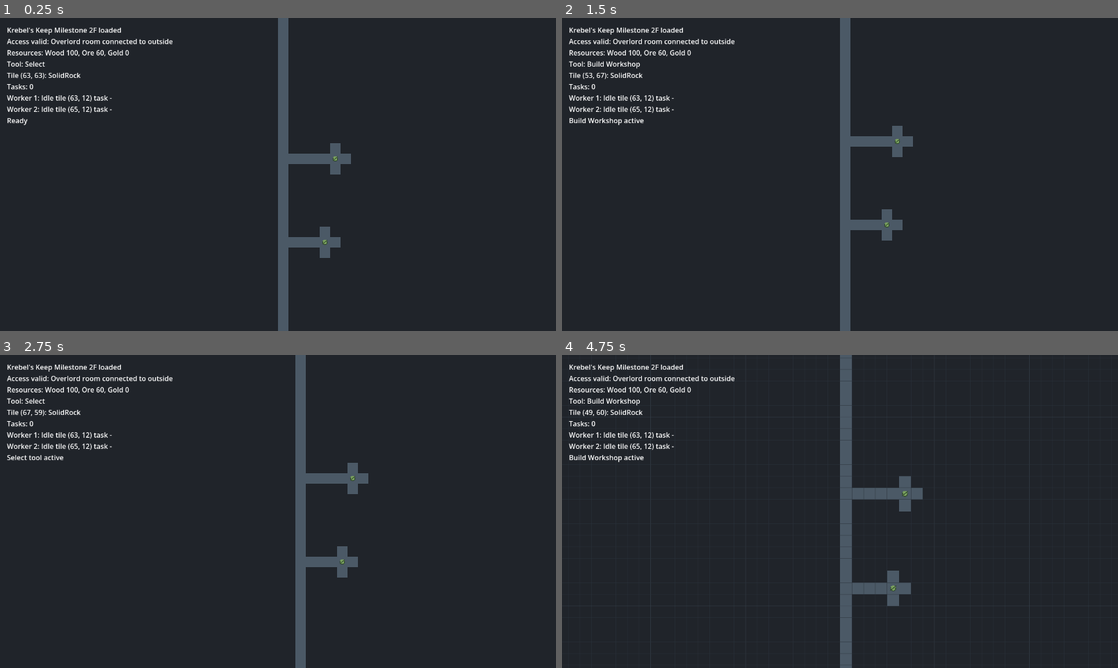
Above: before the commit, frames 1-4 (two rows, left to right).
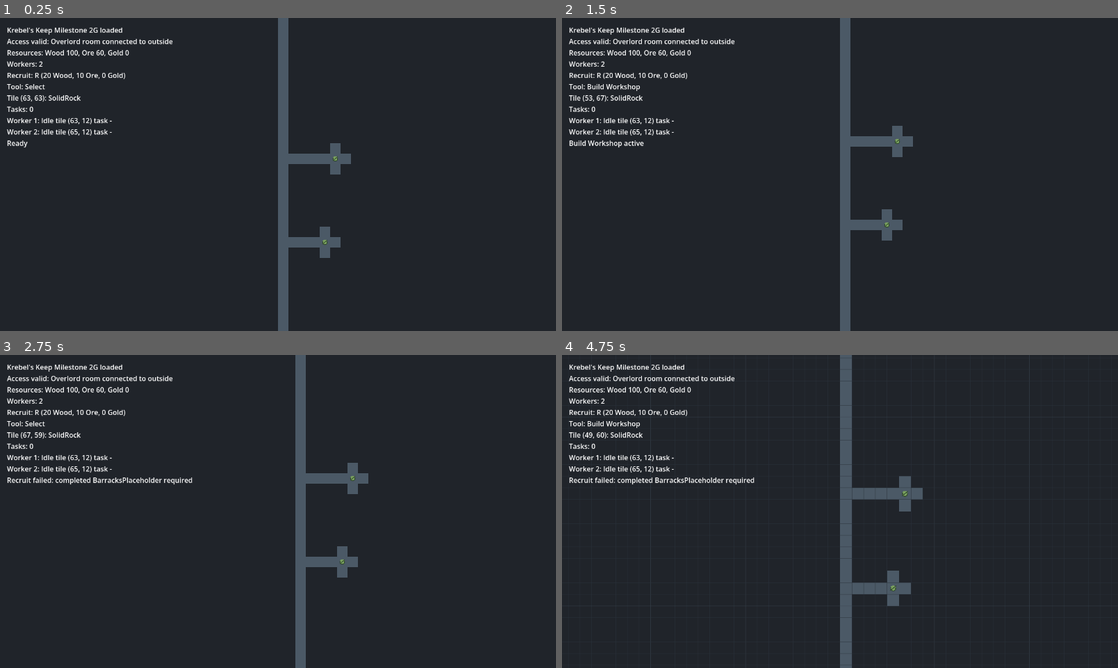
Above: after the commit, the same moments.

Repository: Servovicis/KrebelsKeep
Game: Godot game, scene res://scenes/main/Main.tscn
Two runs of this game, one before a commit and one after it. Both use one fixed random seed, a clock stepped at 60 frames per second and the inputs below.
Inputs (mouse positions are in pixels of both pictures, inside the frame that each line leads up to):
- Up to frame 1 (0.25 s): no input
- Up to frame 2 (1.5 s): tap Enter at 0.5 s; move the mouse to (962, 158) at 0.52 s; hold R (recruit_worker, bound only after the commit) 0.53-1.28 s; tap H (tool_build_workshop) at 0.77 s; tap Space at 1.25 s; move the mouse to (728, 190) at 1.27 s; tap S (camera_down) at 1.35 s
- Up to frame 3 (2.75 s): tap H (tool_build_workshop) at 1.52 s; tap R (recruit_worker, bound only after the commit) at 1.55 s; tap Enter at 2 s; move the mouse to (333, 442) at 2.02 s; hold R (recruit_worker, bound only after the commit) from 2.03 s (still down); tap A (camera_left) at 2.1 s
- Up to frame 4 (4.75 s): tap Space at 2.75, 4.25 s; move the mouse to (812, 574) at 2.77 s; release R (recruit_worker, bound only after the commit) at 2.78 s; tap D (camera_right) at 2.85 s; tap H (tool_build_workshop) at 3.02, 3.77, 4.52 s; tap R (recruit_worker, bound only after the commit) at 3.05, 4.55 s; tap Enter at 3.5 s; move the mouse to (1006, 558) at 3.52 s; hold R (recruit_worker, bound only after the commit) 3.53-4.28 s; tap W (camera_up) at 3.6 s; move the mouse to (673, 464) at 4.27 s; tap Mouse wheel up (camera_zoom_in) at 4.35 s

The runs differ from the first frame. In frame 1, 1.2% of the frame differs, in the area x 1-23%, y 3-42%; in frame 2, 1.4%; in frame 3, 1.5%; in frame 4, 1.6%, in the area x 1-35%, y 3-42%.

Commit message:
feat: add worker recruitment stub

Diff:
--- a/project.godot
+++ b/project.godot
@@ -94,6 +94,11 @@
 "events": [Object(InputEventKey,"resource_local_to_scene":false,"resource_name":"","device":-1,"window_id":0,"alt_press …(190 unchanged characters)…
 ]
 }
+recruit_worker={
+"deadzone": 0.5,
+"events": [Object(InputEventKey,"resource_local_to_scene":false,"resource_name":"","device":-1,"window_id":0,"alt_pressed":false,"shift_pressed":false,"ctrl_pressed":false,"meta_pressed":false,"pressed":false,"keycode":82,"physical_keycode":0,"key_label":0,"unicode":0,"location":0,"echo":false,"script":null)
+]
+}
 toggle_debug={
 "deadzone": 0.5,
 "events": [Object(InputEventKey,"resource_local_to_scene":false,"resource_name":"","device":-1,"window_id":0,"alt_press …(195 unchanged characters)…
--- a/scenes/main/Main.tscn
+++ b/scenes/main/Main.tscn
@@ -17,4 +17,4 @@
 offset_top = 16.0
 offset_right = 720.0
 offset_bottom = 220.0
-text = "Krebel's Keep - Milestone 2F loaded"
+text = "Krebel's Keep - Milestone 2G loaded"
--- a/scripts/core/main.gd
+++ b/scripts/core/main.gd
@@ -47,6 +47,11 @@
 # Extractors can work nearby permanent sources. Adjacency is optimal because it
 # minimizes worker travel, but it is not required.
 const EXTRACTOR_SOURCE_RANGE_TILES := 12
+const RECRUIT_WORKER_COST := {
+	ResourceManagerScript.ResourceType.WOOD: 20,
+	ResourceManagerScript.ResourceType.ORE: 10,
+	ResourceManagerScript.ResourceType.GOLD: 0,
+}
 const CARDINAL_DIRECTIONS: Array[Vector2i] = [
 	Vector2i.UP,
 	Vector2i.RIGHT,
@@ -93,7 +98,7 @@
 	access_valid = access_validator.is_overlord_room_connected(dungeon)
 	var access_message := "Access valid: Overlord room connected to outside" if access_valid else "Access invalid: Overlord room disconnected"
 
-	print("Krebel's Keep Milestone 2F loaded")
+	print("Krebel's Keep Milestone 2G loaded")
 	print(access_message)
 	_spawn_workers()
 	_update_debug_label()
@@ -142,6 +147,8 @@
 		active_tool = ToolMode.BUILD_MINE if active_tool != ToolMode.BUILD_MINE else ToolMode.SELECT
 		last_message = "Build Mine active" if active_tool == ToolMode.BUILD_MINE else "Select tool active"
 		_update_debug_label()
+	elif event.is_action_pressed("recruit_worker"):
+		_try_recruit_worker()
 	elif event.is_action_pressed("select"):
 		match active_tool:
 			ToolMode.DIG:
@@ -290,9 +297,11 @@
 			worker_task_text,
 		])
 
-	debug_label.text = "Krebel's Keep Milestone 2F loaded\n%s\nResources: %s\nTool: %s\n%s\nTasks: %s\n%s\n%s" % [
+	debug_label.text = "Krebel's Keep Milestone 2G loaded\n%s\nResources: %s\nWorkers: %d\nRecruit: R (%s)\nTool: %s\n%s\nTasks: %s\n%s\n%s" % [
 		access_message,
 		resource_manager.get_debug_text(),
+		workers.size(),
+		_get_cost_debug_text(RECRUIT_WORKER_COST),
 		_get_tool_name(active_tool),
 		hover_text,
 		task_counts,
@@ -309,11 +318,47 @@
 
 	workers.clear()
 	for index in range(spawn_tiles.size()):
-		var worker := WorkerAgentScript.new()
-		worker.id = index + 1
-		worker.tile_position = spawn_tiles[index]
-		worker.world_position = _tile_center(worker.tile_position)
-		workers.append(worker)
+		_spawn_worker_at(spawn_tiles[index])
+
+
+func _spawn_worker_at(tile_position: Vector2i) -> RefCounted:
+	var worker := WorkerAgentScript.new()
+	worker.id = workers.size() + 1
+	worker.tile_position = tile_position
+	worker.world_position = _tile_center(worker.tile_position)
+	workers.append(worker)
+	return worker
+
+
+func _try_recruit_worker() -> void:
+	if _get_completed_barracks_tiles().is_empty():
+		last_message = "Recruit failed: completed BarracksPlaceholder required"
+		print(last_message)
+		_update_debug_label()
+		return
+
+	var spawn_tile := _find_worker_recruit_spawn_tile()
+	if not dungeon.is_in_bounds(spawn_tile):
+		last_message = "Recruit failed: no valid reachable Floor spawn tile"
+		print(last_message)
+		_update_debug_label()
+		return
+
+	if not resource_manager.spend(RECRUIT_WORKER_COST):
+		last_message = "Recruit failed: insufficient resources (%s)" % _get_cost_debug_text(RECRUIT_WORKER_COST)
+		print(last_message)
+		_update_debug_label()
+		return
+
+	var worker := _spawn_worker_at(spawn_tile)
+	last_message = "Recruited worker %d at %s for %s" % [
+		worker.id,
+		str(spawn_tile),
+		_get_cost_debug_text(RECRUIT_WORKER_COST),
+	]
+	print(last_message)
+	_update_debug_label()
+	queue_redraw()
 
 
 func _update_workers(delta: float) -> void:
@@ -828,6 +873,72 @@
 			return "Extractor idle: no reachable source"
 
 
+func _get_completed_barracks_tiles() -> Array[Vector2i]:
+	var barracks_tiles: Array[Vector2i] = []
+	for tile_position in buildings:
+		if int(buildings[tile_position]) == BuildingDefinitionScript.BuildingType.BARRACKS_PLACEHOLDER:
+			barracks_tiles.append(tile_position)
+
+	return barracks_tiles
+
+
+func _find_worker_recruit_spawn_tile() -> Vector2i:
+	var barracks_tiles := _get_completed_barracks_tiles()
+	if barracks_tiles.is_empty():
+		return Vector2i(-1, -1)
+
+	var spawn_pathfinder := CardinalPathfinderScript.new(dungeon)
+	spawn_pathfinder.blocked_tiles = _get_access_blocked_tiles()
+	var best_spawn_tile := Vector2i(-1, -1)
+	var best_distance: int = dungeon.size.x + dungeon.size.y + 1
+	for barracks_tile in barracks_tiles:
+		var barracks_interaction_tiles: Array[Vector2i] = spawn_pathfinder.get_cardinal_interaction_tiles(barracks_tile)
+		for y in range(dungeon.size.y):
+			for x in range(dungeon.size.x):
+				var candidate := Vector2i(x, y)
+				var distance: int = abs(candidate.x - barracks_tile.x) + abs(candidate.y - barracks_tile.y)
+				if distance >= best_distance:
+					continue
+				if not _is_valid_worker_recruit_spawn_tile(candidate):
+					continue
+				if not _can_reach_spawn_tile(spawn_pathfinder, barracks_interaction_tiles, candidate):
+					continue
+
+				best_spawn_tile = candidate
+				best_distance = distance
+
+	return best_spawn_tile
+
+
+func _is_valid_worker_recruit_spawn_tile(tile_position: Vector2i) -> bool:
+	if not dungeon.is_in_bounds(tile_position):
+		return false
+	if dungeon.is_overlord_room(tile_position):
+		return false
+	if dungeon.get_tile(tile_position) != DungeonMapScript.TileType.FLOOR:
+		return false
+	if dungeon.get_resource_node(tile_position) != DungeonMapScript.ResourceNodeType.NONE:
+		return false
+	if _has_building_at(tile_position):
+		return false
+	if _has_active_construction_task(tile_position):
+		return false
+	if _has_active_dig_task(tile_position):
+		return false
+
+	return true
+
+
+func _can_reach_spawn_tile(spawn_pathfinder: RefCounted, start_tiles: Array[Vector2i], spawn_tile: Vector2i) -> bool:
+	for start_tile in start_tiles:
+		if start_tile == spawn_tile:
+			return true
+		if not spawn_pathfinder.find_cardinal_path(start_tile, spawn_tile).is_empty():
+			return true
+
+	return false
+
+
 func _would_preserve_outside_access(proposed_blocked_tile: Vector2i) -> bool:
 	var access_validator := DungeonAccessValidatorScript.new()
 	return access_validator.is_overlord_room_connected(dungeon, _get_access_blocked_tiles(proposed_blocked_tile))
@@ -1227,6 +1338,14 @@
 			return "Unknown"
 
 
+func _get_cost_debug_text(cost: Dictionary) -> String:
+	return "%d Wood, %d Ore, %d Gold" % [
+		int(cost.get(ResourceManagerScript.ResourceType.WOOD, 0)),
+		int(cost.get(ResourceManagerScript.ResourceType.ORE, 0)),
+		int(cost.get(ResourceManagerScript.ResourceType.GOLD, 0)),
+	]
+
+
 func _update_pathfinder_blocked_tiles() -> void:
 	pathfinder.blocked_tiles = _get_access_blocked_tiles()
 
Not shown, changed: README.md
